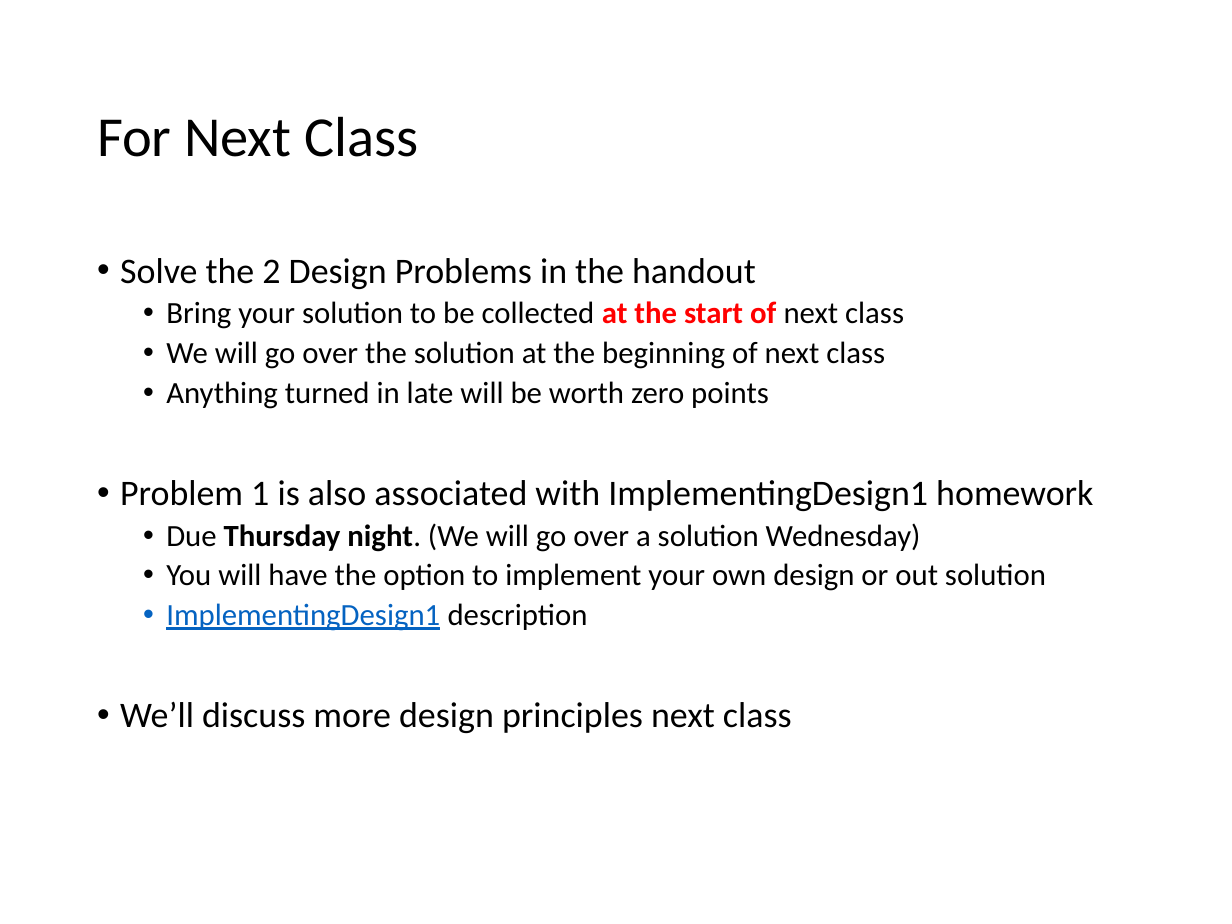
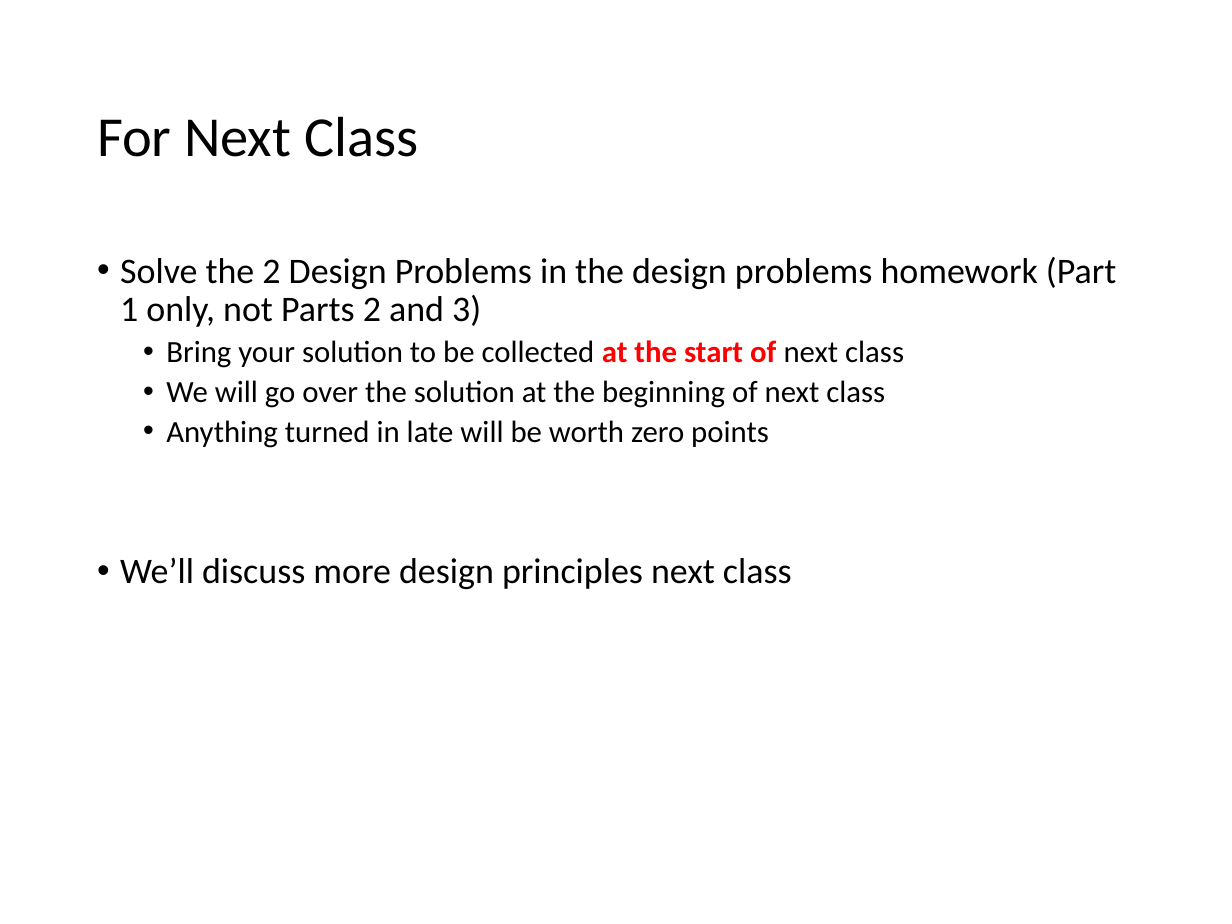
Before and after one commit to RHIT-CSSE/csse220, a slide deck: slide 25 of ClassMaterials/SETechniques/Slides/SoftwareEngineeringTechniques.pptx. Drawn at 1232x924 pixels with LibreOffice and Linux fonts; fonts in the diff are those of the drawing. Boxes give left, top, right and bottom in pixels: in the first picture for what was removed or moved away, otherwise in the second. Text is boxed around its words. In the diff, an @@ line names an element or a change of style, - is before the commit and + after.

Commit message:
update of slides

```diff
--- a/ClassMaterials/SETechniques/Slides/SoftwareEngineeringTechniques.pptx
+++ b/ClassMaterials/SETechniques/Slides/SoftwareEngineeringTechniques.pptx
@@ text at (120,257,1116,327): text changed @@
-• Solve the 2 Design Problems in the handout
+• Solve the 2 Design Problems in the design problems homework (Part 1 only, not Parts 2 and 3)
@@ text at (120,480,1093,631): paragraphs removed @@
-• Problem 1 is also associated with ImplementingDesign1 homework
-  • Due Thursday night. (We will go over a solution Wednesday)
-  • You will have the option to implement your own design or out solution
-  • ImplementingDesign1 description
```
Also in this commit, not shown: 2 other slides changed.
